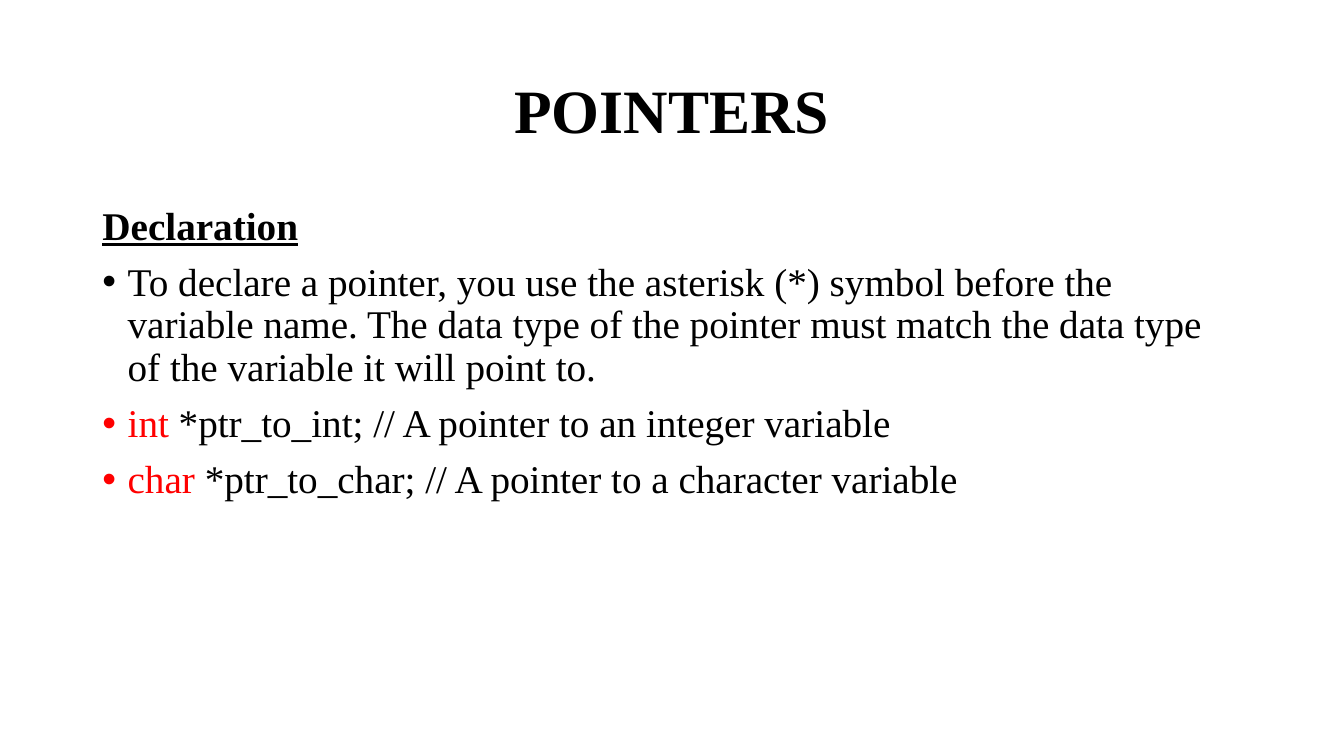
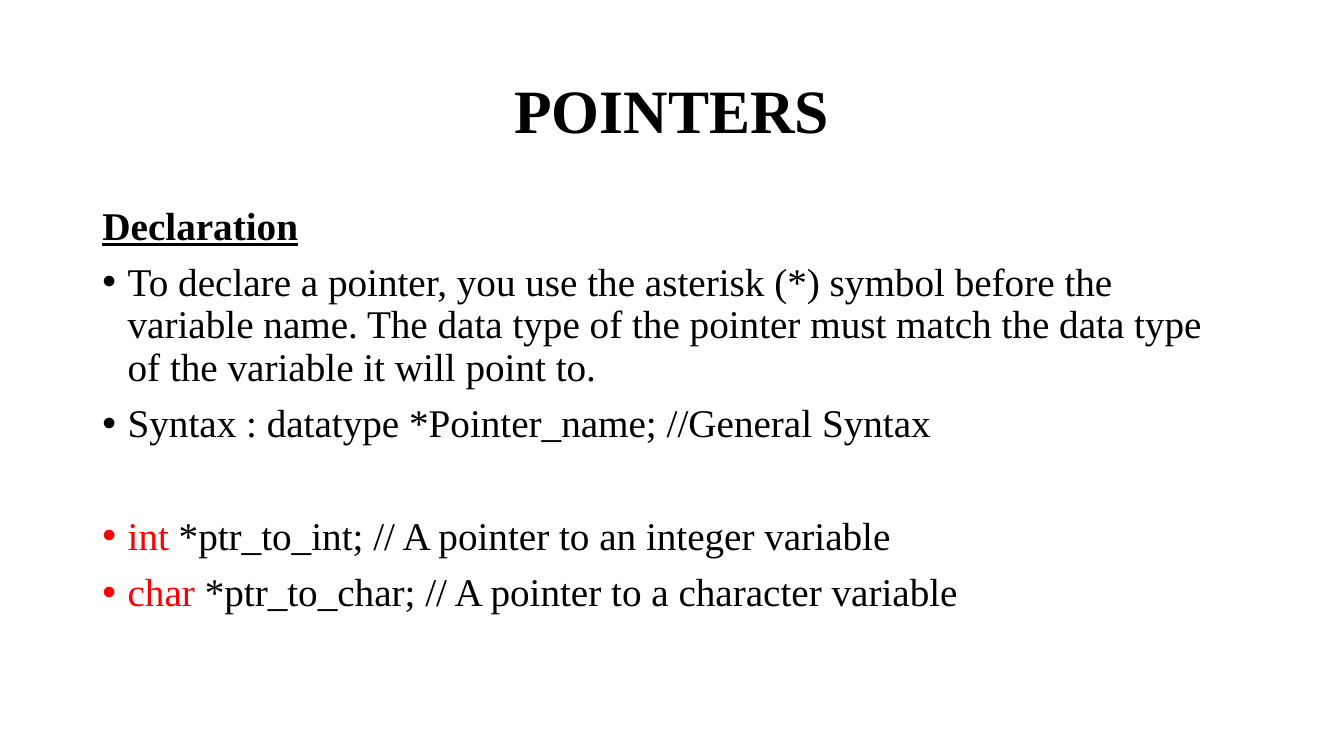
Before and after one commit to Anugrahashaju/S3_Programming_In_C, a slide deck: slide 3 of THEORY/MODULE3/Module_3 [Autosaved] [Autosaved].pptm. Drawn at 1344x756 pixels with LibreOffice and Linux fonts; fonts in the diff are those of the drawing. Boxes give left, top, right and bottom in pixels: in the first picture for what was removed or moved away, otherwise in the second. Text is boxed around its words. In the diff, an @@ line names an element or a change of style, - is before the commit and + after.

Commit message:
added 2d array and pointers programs

```diff
--- a/THEORY/MODULE3/Module_3 [Autosaved] [Autosaved].pptm
+++ b/THEORY/MODULE3/Module_3 [Autosaved] [Autosaved].pptm
@@ text at [128,409,931,445]: paragraph added @@
+• Syntax : datatype *Pointer_name; //General Syntax
```
Also in this commit, not shown: 3 other slides changed, 9 other files.
